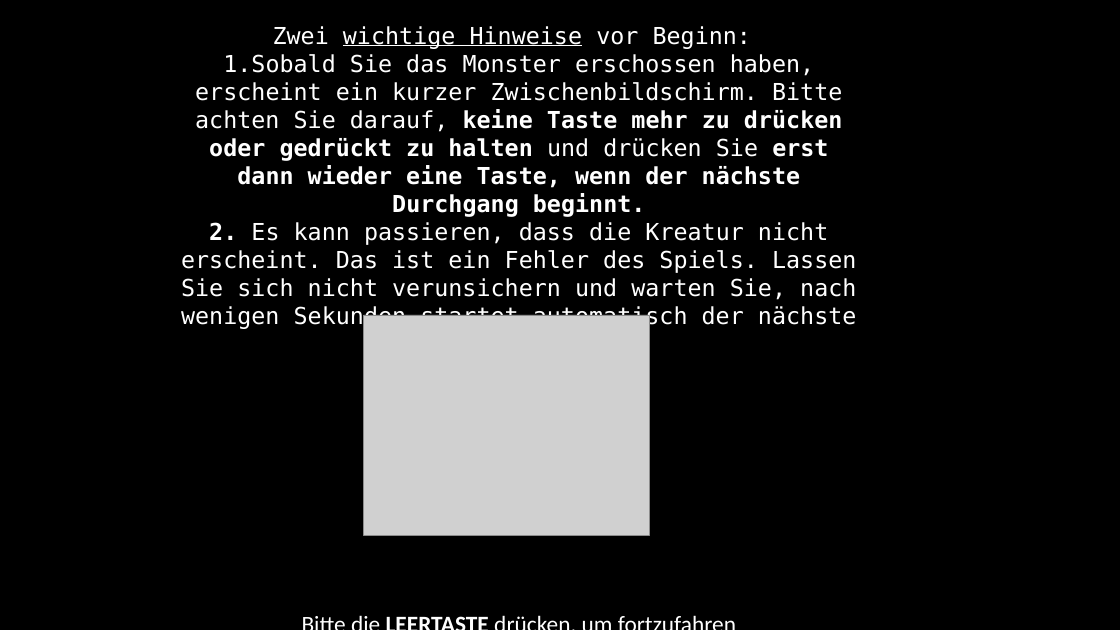
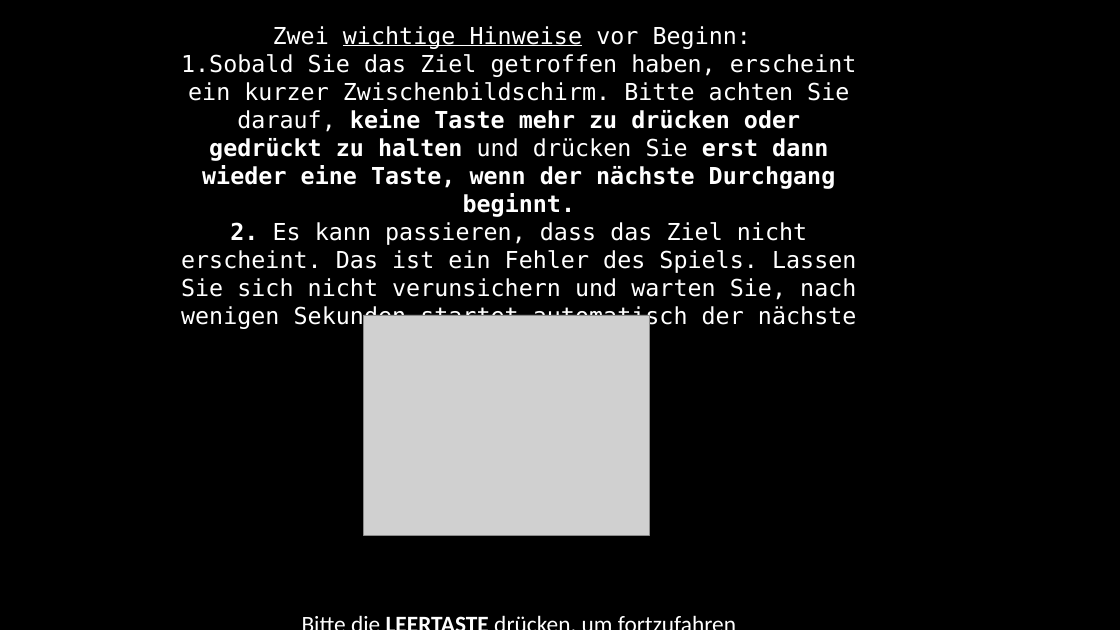
Before and after one commit to sean-mulready/Vizdoom-Scripts, a slide deck: slide 15 of exp_img/instructions.pptx (slide 13 before the commit). Drawn at 1120x630 pixels with LibreOffice and Linux fonts; fonts in the diff are those of the drawing; grey boxes stand for pictures. Boxes give left, top, right and bottom in pixels: in the first picture for what was removed or moved away, otherwise in the second. Text is boxed around its words. In the diff, an @@ line names an element or a change of style, - is before the commit and + after.

```diff
--- a/exp_img/instructions.pptx
+++ b/exp_img/instructions.pptx
@@ text at (181, 54, 857, 330): text changed @@
-1.Sobald Sie das Monster erschossen haben, erscheint ein kurzer Zwischenbildschirm. Bitte achten Sie darauf, keine Taste mehr zu drücken oder gedrückt zu halten und drücken Sie erst dann wieder eine Taste, wenn der nächste Durchgang beginnt.
-2. Es kann passieren, dass die Kreatur nicht erscheint. Das ist ein Fehler des Spiels. Lassen Sie sich nicht verunsichern und warten Sie, nach wenigen Sekunden startet automatisch der nächste Durchlauf
+1.Sobald Sie das Ziel getroffen haben, erscheint ein kurzer Zwischenbildschirm. Bitte achten Sie darauf, keine Taste mehr zu drücken oder gedrückt zu halten und drücken Sie erst dann wieder eine Taste, wenn der nächste Durchgang beginnt.
+2. Es kann passieren, dass das Ziel nicht erscheint. Das ist ein Fehler des Spiels. Lassen Sie sich nicht verunsichern und warten Sie, nach wenigen Sekunden startet automatisch der nächste Durchlauf
```
Also in this commit, not shown: 2 slides added, 3 other files.
